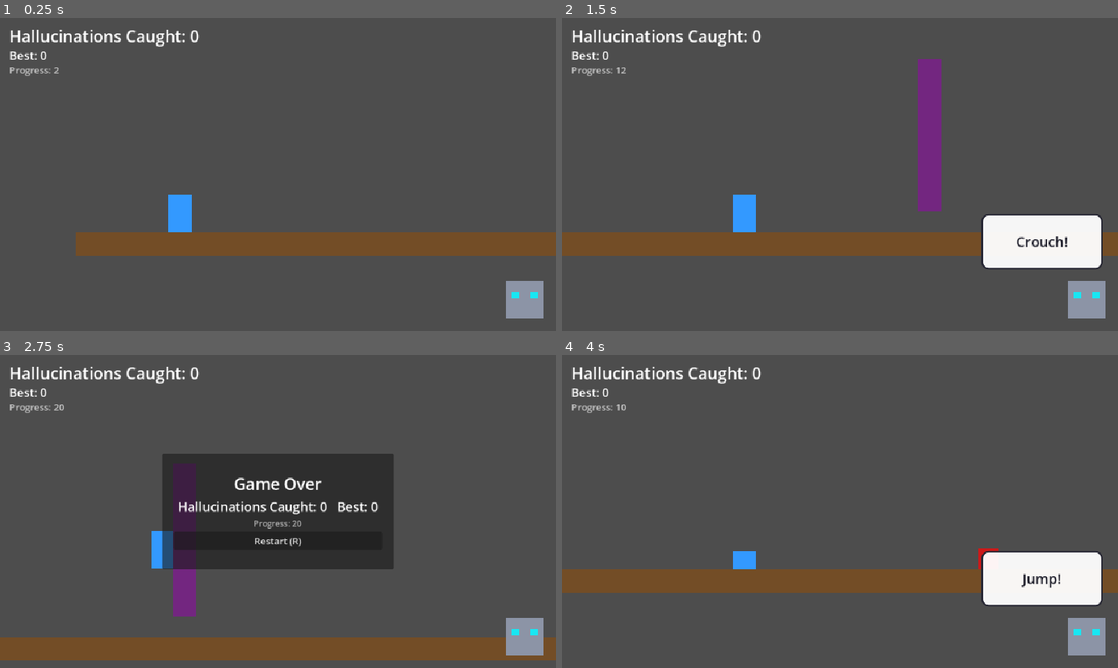
Above: before the commit, frames 1-4 (two rows, left to right).
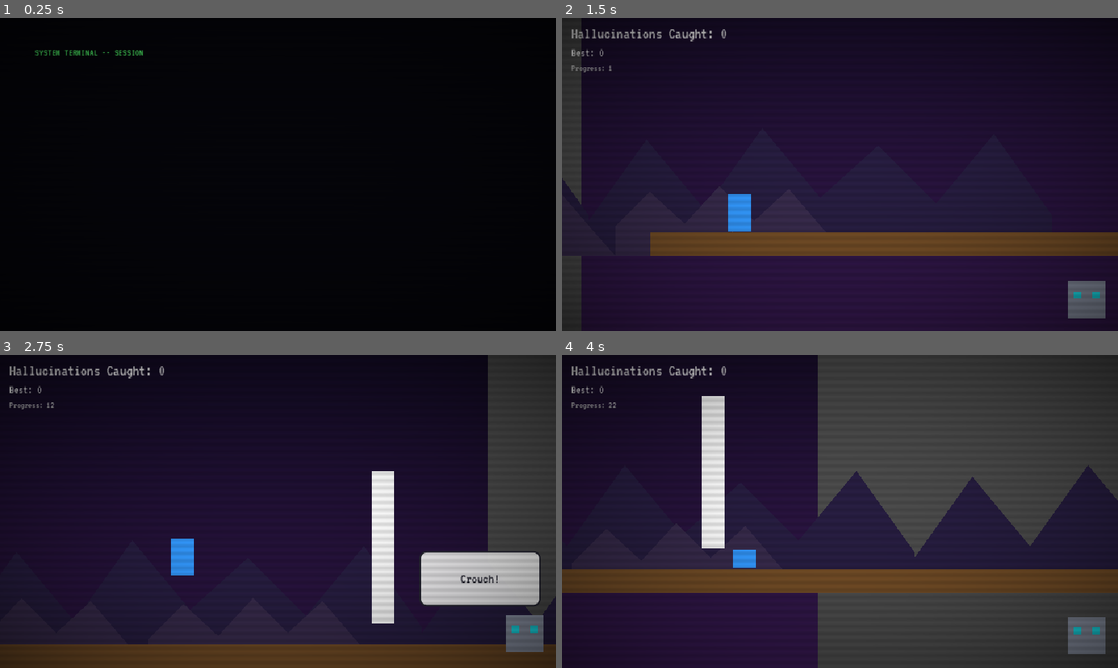
Above: after the commit, the same moments.

Repository: anamarta49/with-a-little-help-from-my-bot-friend
Game: Godot game, scene res://scenes/Intro.tscn
The game is run twice, just before and just after one commit, with the same random seed, the same clock (stepped at 60 frames per second) and the same inputs. Before the commit the project starts from res://scenes/Main.tscn.
Inputs (mouse positions are in pixels of both pictures, inside the frame that each line leads up to):
- Up to frame 1 (0.25 s): no input
- Up to frame 2 (1.5 s): tap Enter (ui_accept) at 0.5 s; hold Down (crouch) 0.53-1.25 s; tap Space (jump) at 0.77, 0.8, 1.07 s; click (828, 299) at 1.25 s, where only the run after the commit has a clickable "Yes"
- Up to frame 3 (2.75 s): tap Space (jump) at 2.1, 2.27, 2.57 s; tap Down (crouch) at 2.3 s
- Up to frame 4 (4 s): click (840, 539) at 2.75 s, where only the run before the commit has a clickable "Restart (R)"; hold Down (crouch) from 3.53 s (still down); tap Space (jump) at 3.8 s

The runs differ from the first frame. In frame 1, 100% of the frame differs, in the area x 0-100%, y 0-100%; in frame 2, 95%; in frame 3, 94%; in frame 4, 68%.

Commit message:
styling

Diff:
--- a/project.godot
+++ b/project.godot
@@ -15,7 +15,7 @@
 [application]
 
 config/name="Bot Runner"
-run/main_scene="res://scenes/Main.tscn"
+run/main_scene="res://scenes/Intro.tscn"
 config/features=PackedStringArray("4.7")
 
 [autoload]
@@ -48,6 +48,10 @@
 ]
 }
 
+[gui]
+
+theme/custom="res://themes/game_theme.tres"
+
 [physics]
 
 2d/default_gravity=1400
--- a/scenes/Bar.tscn
+++ b/scenes/Bar.tscn
@@ -1,13 +1,19 @@
-[gd_scene load_steps=2 format=3 uid="uid://ebar01"]
+[gd_scene load_steps=4 format=3 uid="uid://ebar01"]
+
+[ext_resource type="Shader" path="res://shaders/glitch.gdshader" id="2"]
 
 [sub_resource type="RectangleShape2D" id="BarShape"]
 size = Vector2(40, 26)
+
+[sub_resource type="ShaderMaterial" id="GlitchMat"]
+shader = ExtResource("2")
 
 [node name="Bar" type="Area2D" groups=["deadly"]]
 collision_layer = 2
 collision_mask = 0
 
 [node name="ColorRect" type="ColorRect" parent="."]
+material = SubResource("GlitchMat")
 offset_left = -20.0
 offset_top = -62.0
 offset_right = 20.0
--- a/scenes/BonusBar.tscn
+++ b/scenes/BonusBar.tscn
@@ -1,9 +1,13 @@
-[gd_scene format=3 uid="uid://kbonusbar01"]
+[gd_scene format=3 uid="uid://kbonusbar01" load_steps=4]
 
 [ext_resource type="Script" path="res://scripts/Bonus.gd" id="1"]
+[ext_resource type="Shader" path="res://shaders/glitch.gdshader" id="2"]
 
 [sub_resource type="RectangleShape2D" id="BarShape"]
 size = Vector2(40, 26)
+
+[sub_resource type="ShaderMaterial" id="GlitchMat"]
+shader = ExtResource("2")
 
 [node name="BonusBar" type="Area2D" groups=["bonus"]]
 collision_layer = 2
@@ -11,6 +15,7 @@
 script = ExtResource("1")
 
 [node name="ColorRect" type="ColorRect" parent="."]
+material = SubResource("GlitchMat")
 offset_left = -20.0
 offset_top = -62.0
 offset_right = 20.0
--- a/scenes/BonusCeiling.tscn
+++ b/scenes/BonusCeiling.tscn
@@ -1,9 +1,13 @@
-[gd_scene format=3 uid="uid://cms3h0esmxgsy"]
+[gd_scene format=3 uid="uid://cms3h0esmxgsy" load_steps=4]
 
 [ext_resource type="Script" path="res://scripts/Bonus.gd" id="1"]
+[ext_resource type="Shader" path="res://shaders/glitch.gdshader" id="2"]
 
 [sub_resource type="RectangleShape2D" id="CeilingShape"]
 size = Vector2(40, 264)
+
+[sub_resource type="ShaderMaterial" id="GlitchMat"]
+shader = ExtResource("2")
 
 [node name="BonusCeiling" type="Area2D" groups=["bonus"]]
 collision_layer = 2
@@ -11,6 +15,7 @@
 script = ExtResource("1")
 
 [node name="ColorRect" type="ColorRect" parent="."]
+material = SubResource("GlitchMat")
 offset_left = -20.0
 offset_top = -300.0
 offset_right = 20.0
--- a/scenes/BonusLava.tscn
+++ b/scenes/BonusLava.tscn
@@ -1,9 +1,13 @@
-[gd_scene format=3 uid="uid://mbonuslava01"]
+[gd_scene format=3 uid="uid://mbonuslava01" load_steps=4]
 
 [ext_resource type="Script" path="res://scripts/Bonus.gd" id="1"]
+[ext_resource type="Shader" path="res://shaders/glitch.gdshader" id="2"]
 
 [sub_resource type="RectangleShape2D" id="LavaShape"]
 size = Vector2(180, 16)
+
+[sub_resource type="ShaderMaterial" id="GlitchMat"]
+shader = ExtResource("2")
 
 [node name="BonusLava" type="Area2D" groups=["bonus"]]
 collision_layer = 2
@@ -12,6 +16,7 @@
 points = 300
 
 [node name="ColorRect" type="ColorRect" parent="."]
+material = SubResource("GlitchMat")
 offset_left = -90.0
 offset_top = -16.0
 offset_right = 90.0
--- a/scenes/BonusSpike.tscn
+++ b/scenes/BonusSpike.tscn
@@ -1,9 +1,13 @@
-[gd_scene format=3 uid="uid://bkuwoox7d5nii"]
+[gd_scene load_steps=4 format=3 uid="uid://bkuwoox7d5nii"]
 
 [ext_resource type="Script" path="res://scripts/Bonus.gd" id="1"]
+[ext_resource type="Shader" path="res://shaders/glitch.gdshader" id="2"]
 
 [sub_resource type="RectangleShape2D" id="SpikeShape"]
 size = Vector2(36, 36)
+
+[sub_resource type="ShaderMaterial" id="GlitchMat"]
+shader = ExtResource("2")
 
 [node name="BonusSpike" type="Area2D" groups=["bonus"]]
 collision_layer = 2
@@ -11,6 +15,7 @@
 script = ExtResource("1")
 
 [node name="ColorRect" type="ColorRect" parent="."]
+material = SubResource("GlitchMat")
 offset_left = -18.0
 offset_top = -36.0
 offset_right = 18.0
--- a/scenes/Ceiling.tscn
+++ b/scenes/Ceiling.tscn
@@ -1,13 +1,19 @@
-[gd_scene format=3 uid="uid://hceiling01"]
+[gd_scene load_steps=3 format=3 uid="uid://hceiling01"]
+
+[ext_resource type="Shader" path="res://shaders/glitch.gdshader" id="2"]
 
 [sub_resource type="RectangleShape2D" id="CeilingShape"]
 size = Vector2(40, 264)
+
+[sub_resource type="ShaderMaterial" id="GlitchMat"]
+shader = ExtResource("2")
 
 [node name="Ceiling" type="Area2D" groups=["deadly"]]
 collision_layer = 2
 collision_mask = 0
 
 [node name="ColorRect" type="ColorRect" parent="."]
+material = SubResource("GlitchMat")
 offset_left = -20.0
 offset_top = -300.0
 offset_right = 20.0
--- a/scenes/Intro.tscn
+++ b/scenes/Intro.tscn
@@ -1,7 +1,8 @@
-[gd_scene format=3 uid="uid://nintro01"]
+[gd_scene load_steps=5 format=3 uid="uid://nintro01"]
 
 [ext_resource type="Script" path="res://scripts/Intro.gd" id="1"]
 [ext_resource type="PackedScene" uid="uid://gnarrator01" path="res://scenes/Narrator.tscn" id="2"]
+[ext_resource type="Shader" path="res://shaders/crt_overlay.gdshader" id="3"]
 
 [sub_resource type="StyleBoxFlat" id="ChoiceStyle"]
 bg_color = Color(0.08, 0.08, 0.1, 0.95)
@@ -14,6 +15,9 @@
 corner_radius_top_right = 8
 corner_radius_bottom_right = 8
 corner_radius_bottom_left = 8
+
+[sub_resource type="ShaderMaterial" id="CrtMat"]
+shader = ExtResource("3")
 
 [node name="Intro" type="Control"]
 anchors_preset = 15
@@ -102,3 +106,14 @@
 [node name="NoButton" type="Button" parent="ChoicePanel/HBoxContainer"]
 layout_mode = 2
 text = "No"
+
+[node name="CrtOverlay" type="CanvasLayer" parent="."]
+layer = 10
+
+[node name="CrtRect" type="ColorRect" parent="CrtOverlay"]
+material = SubResource("CrtMat")
+anchors_preset = 15
+anchor_right = 1.0
+anchor_bottom = 1.0
+mouse_filter = 2
+color = Color(0, 0, 0, 1)
--- a/scenes/Lava.tscn
+++ b/scenes/Lava.tscn
@@ -1,13 +1,19 @@
-[gd_scene format=3 uid="uid://ilava01"]
+[gd_scene load_steps=3 format=3 uid="uid://ilava01"]
+
+[ext_resource type="Shader" path="res://shaders/glitch.gdshader" id="2"]
 
 [sub_resource type="RectangleShape2D" id="LavaShape"]
 size = Vector2(180, 16)
+
+[sub_resource type="ShaderMaterial" id="GlitchMat"]
+shader = ExtResource("2")
 
 [node name="Lava" type="Area2D" groups=["deadly"]]
 collision_layer = 2
 collision_mask = 0
 
 [node name="ColorRect" type="ColorRect" parent="."]
+material = SubResource("GlitchMat")
 offset_left = -90.0
 offset_top = -16.0
 offset_right = 90.0
--- a/scenes/Main.tscn
+++ b/scenes/Main.tscn
@@ -1,11 +1,18 @@
-[gd_scene load_steps=4 format=3 uid="uid://fmain01"]
+[gd_scene load_steps=7 format=3 uid="uid://fmain01"]
 
 [ext_resource type="Script" path="res://scripts/Main.gd" id="1"]
 [ext_resource type="PackedScene" uid="uid://b2xplayer01" path="res://scenes/Player.tscn" id="2"]
 [ext_resource type="PackedScene" uid="uid://gnarrator01" path="res://scenes/Narrator.tscn" id="3"]
+[ext_resource type="PackedScene" uid="uid://parallaxbg01" path="res://scenes/ParallaxBG.tscn" id="4"]
+[ext_resource type="Shader" path="res://shaders/crt_overlay.gdshader" id="5"]
+
+[sub_resource type="ShaderMaterial" id="CrtMat"]
+shader = ExtResource("5")
 
 [node name="Main" type="Node2D"]
 script = ExtResource("1")
+
+[node name="ParallaxBG" parent="." instance=ExtResource("4")]
 
 [node name="Player" parent="." instance=ExtResource("2")]
 position = Vector2(100, 0)
@@ -97,4 +104,15 @@
 layout_mode = 2
 text = "Restart (R)"
 
+[node name="CrtOverlay" type="CanvasLayer" parent="."]
+layer = 10
+
+[node name="CrtRect" type="ColorRect" parent="CrtOverlay"]
+material = SubResource("CrtMat")
+anchors_preset = 15
+anchor_right = 1.0
+anchor_bottom = 1.0
+mouse_filter = 2
+color = Color(0, 0, 0, 1)
+
 [connection signal="pressed" from="UI/GameOverPanel/VBoxContainer/RestartButton" to="." method="_on_restart_button_pressed"]
--- /dev/null
+++ b/scenes/ParallaxBG.tscn
@@ -0,0 +1,60 @@
+[gd_scene format=3 uid="uid://parallaxbg01"]
+
+[sub_resource type="Gradient" id="SkyGradient"]
+offsets = PackedFloat32Array(0, 1)
+colors = PackedColorArray(0.04, 0.03, 0.1, 1, 0.22, 0.1, 0.32, 1)
+
+[sub_resource type="GradientTexture2D" id="SkyTex"]
+gradient = SubResource("SkyGradient")
+width = 4
+height = 540
+fill_to = Vector2(0, 1)
+
+[sub_resource type="ParticleProcessMaterial" id="StarMat"]
+direction = Vector3(0, 0, 0)
+spread = 0.0
+gravity = Vector3(0, 0, 0)
+initial_velocity_min = 0.0
+initial_velocity_max = 0.0
+scale_min = 0.6
+scale_max = 1.6
+color = Color(0.8, 0.85, 1, 0.8)
+
+[node name="ParallaxBG" type="ParallaxBackground"]
+
+[node name="Sky" type="ParallaxLayer" parent="."]
+motion_scale = Vector2(1, 1)
+
+[node name="SkyRect" type="Sprite2D" parent="Sky"]
+position = Vector2(480, -230)
+scale = Vector2(300, 1.6)
+texture = SubResource("SkyTex")
+
+[node name="Stars" type="ParallaxLayer" parent="."]
+motion_scale = Vector2(0.15, 0.15)
+motion_mirroring = Vector2(900, 0)
+
+[node name="StarField" type="GPUParticles2D" parent="Stars"]
+position = Vector2(450, -250)
+amount = 40
+lifetime = 4.0
+preprocess = 4.0
+speed_scale = 0.05
+visibility_rect = Rect2(-500, -300, 1800, 500)
+process_material = SubResource("StarMat")
+
+[node name="FarHills" type="ParallaxLayer" parent="."]
+motion_scale = Vector2(0.3, 1.0)
+motion_mirroring = Vector2(800, 0)
+
+[node name="HillsPolygon" type="Polygon2D" parent="FarHills"]
+color = Color(0.16, 0.12, 0.26, 1)
+polygon = PackedVector2Array(0, 40, 0, -20, 100, -160, 200, -40, 300, -180, 400, -60, 500, -150, 600, -50, 700, -170, 800, -30, 800, 40)
+
+[node name="NearBumps" type="ParallaxLayer" parent="."]
+motion_scale = Vector2(0.6, 1.0)
+motion_mirroring = Vector2(400, 0)
+
+[node name="BumpsPolygon" type="Polygon2D" parent="NearBumps"]
+color = Color(0.22, 0.17, 0.3, 1)
+polygon = PackedVector2Array(0, 40, 0, -10, 60, -70, 120, -15, 180, -80, 240, -20, 300, -75, 360, -5, 400, 40)
--- a/scenes/Player.tscn
+++ b/scenes/Player.tscn
@@ -7,6 +7,26 @@
 
 [sub_resource type="RectangleShape2D" id="CrouchShape"]
 size = Vector2(40, 32)
+
+[sub_resource type="ParticleProcessMaterial" id="DustMat"]
+direction = Vector3(-1, -0.3, 0)
+spread = 20.0
+gravity = Vector3(0, 300, 0)
+initial_velocity_min = 20.0
+initial_velocity_max = 60.0
+scale_min = 0.5
+scale_max = 1.1
+color = Color(0.55, 0.45, 0.35, 0.6)
+
+[sub_resource type="ParticleProcessMaterial" id="LandMat"]
+direction = Vector3(0, -1, 0)
+spread = 140.0
+gravity = Vector3(0, 500, 0)
+initial_velocity_min = 80.0
+initial_velocity_max = 180.0
+scale_min = 0.4
+scale_max = 1.0
+color = Color(0.6, 0.55, 0.5, 0.7)
 
 [node name="Player" type="CharacterBody2D"]
 collision_layer = 1
@@ -47,4 +67,18 @@
 position_smoothing_speed = 8.0
 offset = Vector2(200, -100)
 
+[node name="DustTrail" type="GPUParticles2D" parent="."]
+emitting = false
+amount = 8
+lifetime = 0.5
+process_material = SubResource("DustMat")
+
+[node name="LandBurst" type="GPUParticles2D" parent="."]
+emitting = false
+amount = 14
+lifetime = 0.4
+one_shot = true
+explosiveness = 0.9
+process_material = SubResource("LandMat")
+
 [connection signal="area_entered" from="Hitbox" to="." method="_on_hitbox_area_entered"]
--- /dev/null
+++ b/scenes/Sparkle.tscn
@@ -0,0 +1,19 @@
+[gd_scene format=3 uid="uid://sparkle01"]
+
+[sub_resource type="ParticleProcessMaterial" id="SparkleMat"]
+direction = Vector3(0, -1, 0)
+spread = 180.0
+initial_velocity_min = 60.0
+initial_velocity_max = 160.0
+gravity = Vector3(0, 200, 0)
+scale_min = 0.5
+scale_max = 1.4
+color = Color(1, 0.85, 0.2, 1)
+
+[node name="Sparkle" type="GPUParticles2D"]
+emitting = false
+amount = 18
+lifetime = 0.6
+one_shot = true
+explosiveness = 0.9
+process_material = SubResource("SparkleMat")
--- a/scenes/Spike.tscn
+++ b/scenes/Spike.tscn
@@ -1,13 +1,19 @@
-[gd_scene load_steps=2 format=3 uid="uid://dspike01"]
+[gd_scene load_steps=4 format=3 uid="uid://dspike01"]
+
+[ext_resource type="Shader" path="res://shaders/glitch.gdshader" id="2"]
 
 [sub_resource type="RectangleShape2D" id="SpikeShape"]
 size = Vector2(36, 36)
+
+[sub_resource type="ShaderMaterial" id="GlitchMat"]
+shader = ExtResource("2")
 
 [node name="Spike" type="Area2D" groups=["deadly"]]
 collision_layer = 2
 collision_mask = 0
 
 [node name="ColorRect" type="ColorRect" parent="."]
+material = SubResource("GlitchMat")
 offset_left = -18.0
 offset_top = -36.0
 offset_right = 18.0
--- a/scripts/Bonus.gd
+++ b/scripts/Bonus.gd
@@ -1,6 +1,8 @@
 extends Area2D
 ## Camouflaged bonus pickup: looks exactly like a hazard but rewards points
 ## and plays a cute animation when the player touches it, instead of killing them.
+
+const SparkleScene := preload("res://scenes/Sparkle.tscn")
 
 @export var points: int = 100
 
@@ -13,7 +15,16 @@
 	set_deferred("monitoring", false)
 	set_deferred("monitorable", false)
 	Game.add_hallucination(points)
+	_spawn_sparkles()
 	_play_pickup_animation()
+
+func _spawn_sparkles() -> void:
+	var sparkle: GPUParticles2D = SparkleScene.instantiate()
+	get_parent().add_child(sparkle)
+	sparkle.global_position = global_position
+	sparkle.emitting = true
+	sparkle.restart()
+	get_tree().create_timer(sparkle.lifetime + 0.1).timeout.connect(sparkle.queue_free)
 
 func _play_pickup_animation() -> void:
 	var tween := create_tween()
--- a/scripts/Main.gd
+++ b/scripts/Main.gd
@@ -173,6 +173,16 @@
 func _on_hallucinations_changed(new_value: int) -> void:
 	hallucinations_label.text = "Hallucinations Caught: %d" % new_value
 	high_score_label.text = "Best: %d" % Game.high_score
+	if new_value > 0:
+		_pop_label(hallucinations_label)
+
+func _pop_label(lbl: Label) -> void:
+	lbl.pivot_offset = lbl.size / 2.0
+	var tween := create_tween()
+	tween.tween_property(lbl, "scale", Vector2(1.3, 1.3), 0.08) \
+		.set_trans(Tween.TRANS_BACK).set_ease(Tween.EASE_OUT)
+	tween.tween_property(lbl, "scale", Vector2.ONE, 0.14) \
+		.set_trans(Tween.TRANS_SINE).set_ease(Tween.EASE_OUT)
 
 func _on_player_died() -> void:
 	pass
--- a/scripts/Narrator.gd
+++ b/scripts/Narrator.gd
@@ -4,6 +4,9 @@
 @onready var bubble: Panel = $SpeechBubble
 @onready var label: Label = $SpeechBubble/MarginContainer/Label
 @onready var hide_timer: Timer = $HideTimer
+@onready var bot_body: ColorRect = $BotBody
+@onready var eye_left: ColorRect = $BotBody/BotEyeLeft
+@onready var eye_right: ColorRect = $BotBody/BotEyeRight
 
 const ACTION_TEXT := {
 	"jump": "Jump!",
@@ -21,10 +24,46 @@
 const MIN_FONT_SIZE := 14
 const SHRINK_AFTER_CHARS := 12
 
+var _bot_base_y: float
+var _blink_timer: Timer
+
 func _ready() -> void:
 	bubble.visible = false
 	hide_timer.one_shot = true
 	hide_timer.timeout.connect(_on_hide_timer_timeout)
+	_bot_base_y = bot_body.position.y
+	eye_left.pivot_offset = eye_left.size / 2.0
+	eye_right.pivot_offset = eye_right.size / 2.0
+	_start_idle_bob()
+	_start_blinking()
+
+## Gentle looping bob so Trusty isn't a static statue between lines.
+func _start_idle_bob() -> void:
+	var tween := create_tween()
+	tween.set_loops()
+	tween.tween_property(bot_body, "position:y", _bot_base_y - 6.0, 1.1) \
+		.set_trans(Tween.TRANS_SINE).set_ease(Tween.EASE_IN_OUT)
+	tween.tween_property(bot_body, "position:y", _bot_base_y, 1.1) \
+		.set_trans(Tween.TRANS_SINE).set_ease(Tween.EASE_IN_OUT)
+
+## Occasional quick blink (eyes squash flat then back) at random intervals.
+func _start_blinking() -> void:
+	_blink_timer = Timer.new()
+	_blink_timer.one_shot = true
+	add_child(_blink_timer)
+	_blink_timer.timeout.connect(_do_blink)
+	_schedule_next_blink()
+
+func _schedule_next_blink() -> void:
+	_blink_timer.start(randf_range(2.0, 5.0))
+
+func _do_blink() -> void:
+	var tween := create_tween()
+	tween.tween_property(eye_left, "scale:y", 0.1, 0.06)
+	tween.parallel().tween_property(eye_right, "scale:y", 0.1, 0.06)
+	tween.tween_property(eye_left, "scale:y", 1.0, 0.08)
+	tween.parallel().tween_property(eye_right, "scale:y", 1.0, 0.08)
+	_schedule_next_blink()
 
 func say(action: String, duration: float = 1.4) -> void:
 	var text: String
--- a/scripts/Player.gd
+++ b/scripts/Player.gd
@@ -9,24 +9,38 @@
 
 const STAND_VISUAL_HEIGHT := 64.0
 const CROUCH_VISUAL_HEIGHT := 32.0
+const BOB_SPEED := 14.0
+const BOB_AMOUNT := 3.0
 
 @onready var stand_collision: CollisionShape2D = $StandCollision
 @onready var crouch_collision: CollisionShape2D = $CrouchCollision
 @onready var hitbox_stand: CollisionShape2D = $Hitbox/HitboxStand
 @onready var hitbox_crouch: CollisionShape2D = $Hitbox/HitboxCrouch
 @onready var visual: ColorRect = $Visual
+@onready var camera: Camera2D = $Camera2D
+@onready var dust_trail: GPUParticles2D = $DustTrail
+@onready var land_burst: GPUParticles2D = $LandBurst
 
 var gravity: float = ProjectSettings.get_setting("physics/2d/default_gravity")
 var is_crouching: bool = false
 var is_dead: bool = false
+var _was_on_floor: bool = true
+var _bob_time: float = 0.0
+var _squash_tween: Tween
+var _shake_tween: Tween
+var _camera_base_offset: Vector2
 
 func _ready() -> void:
 	_set_crouch(false)
+	_camera_base_offset = camera.offset
 
 func reset() -> void:
 	is_dead = false
 	velocity = Vector2.ZERO
 	global_position = Vector2(100, 0)
+	_was_on_floor = true
+	_bob_time = 0.0
+	visual.scale = Vector2.ONE
 	_set_crouch(false)
 	set_physics_process(true)
 
@@ -38,6 +52,7 @@
 
 	if is_on_floor() and Input.is_action_just_pressed("jump") and not is_crouching:
 		velocity.y = jump_velocity
+		_play_jump_stretch()
 
 	var wants_crouch := Input.is_action_pressed("crouch") and is_on_floor()
 	if wants_crouch != is_crouching:
@@ -46,8 +61,26 @@
 	velocity.x = run_speed
 	move_and_slide()
 
+	var on_floor := is_on_floor()
+	if on_floor and not _was_on_floor:
+		_play_landing()
+	_was_on_floor = on_floor
+
+	_update_run_bob(delta, on_floor)
+	dust_trail.emitting = on_floor and not is_crouching
+
 	if global_position.y > fall_death_y:
 		die()
+
+func _update_run_bob(delta: float, on_floor: bool) -> void:
+	var h := CROUCH_VISUAL_HEIGHT if is_crouching else STAND_VISUAL_HEIGHT
+	var bob := 0.0
+	if on_floor:
+		_bob_time += delta * BOB_SPEED
+		bob = abs(sin(_bob_time)) * -BOB_AMOUNT
+	else:
+		_bob_time = 0.0
+	visual.position.y = -h + bob
 
 func _set_crouch(crouching: bool) -> void:
 	is_crouching = crouching
@@ -59,6 +92,44 @@
 		var h := CROUCH_VISUAL_HEIGHT if crouching else STAND_VISUAL_HEIGHT
 		visual.size.y = h
 		visual.position.y = -h
+		visual.pivot_offset = Vector2(20, h)
+
+func _play_jump_stretch() -> void:
+	if _squash_tween and _squash_tween.is_valid():
+		_squash_tween.kill()
+	visual.pivot_offset = Vector2(20, visual.size.y)
+	_squash_tween = create_tween()
+	_squash_tween.tween_property(visual, "scale", Vector2(0.8, 1.25), 0.08) \
+		.set_trans(Tween.TRANS_SINE).set_ease(Tween.EASE_OUT)
+	_squash_tween.tween_property(visual, "scale", Vector2.ONE, 0.18) \
+		.set_trans(Tween.TRANS_ELASTIC).set_ease(Tween.EASE_OUT)
+
+func _play_landing() -> void:
+	land_burst.restart()
+	land_burst.emitting = true
+	_shake_camera(2.5, 0.12)
+	if _squash_tween and _squash_tween.is_valid():
+		_squash_tween.kill()
+	visual.pivot_offset = Vector2(20, visual.size.y)
+	_squash_tween = create_tween()
+	_squash_tween.tween_property(visual, "scale", Vector2(1.25, 0.75), 0.07) \
+		.set_trans(Tween.TRANS_SINE).set_ease(Tween.EASE_OUT)
+	_squash_tween.tween_property(visual, "scale", Vector2.ONE, 0.15) \
+		.set_trans(Tween.TRANS_ELASTIC).set_ease(Tween.EASE_OUT)
+
+func _shake_camera(strength: float, duration: float) -> void:
+	if _shake_tween and _shake_tween.is_valid():
+		_shake_tween.kill()
+	_shake_tween = create_tween()
+	var steps := 6
+	for i in steps:
+		var jitter := Vector2(
+			randf_range(-strength, strength), randf_range(-strength, strength)
+		)
+		_shake_tween.tween_property(
+			camera, "offset", _camera_base_offset + jitter, duration / steps
+		)
+	_shake_tween.tween_property(camera, "offset", _camera_base_offset, duration / steps)
 
 func die() -> void:
 	if is_dead:
@@ -66,6 +137,8 @@
 	is_dead = true
 	velocity = Vector2.ZERO
 	set_physics_process(false)
+	dust_trail.emitting = false
+	_shake_camera(8.0, 0.3)
 	died.emit()
 	Game.end_run()
 
--- /dev/null
+++ b/shaders/crt_overlay.gdshader
@@ -0,0 +1,20 @@
+shader_type canvas_item;
+// Full-screen CRT/terminal overlay: vignette darkening + faint scanlines.
+// Drawn on a top CanvasLayer ColorRect so it affects the whole game view.
+
+uniform float vignette_strength : hint_range(0.0, 2.0) = 1.1;
+uniform float scanline_strength : hint_range(0.0, 1.0) = 0.12;
+uniform float scanline_count : hint_range(50.0, 800.0) = 270.0;
+
+void fragment() {
+	vec2 uv = SCREEN_UV;
+	vec2 centered = uv - vec2(0.5);
+	float vignette = 1.0 - dot(centered, centered) * vignette_strength;
+	vignette = clamp(vignette, 0.0, 1.0);
+
+	float scanline = sin(uv.y * scanline_count) * 0.5 + 0.5;
+	float scan_dark = 1.0 - scanline * scanline_strength;
+
+	float shade = vignette * scan_dark;
+	COLOR = vec4(0.0, 0.0, 0.0, clamp(1.0 - shade, 0.0, 1.0));
+}
--- /dev/null
+++ b/shaders/glitch.gdshader
@@ -0,0 +1,30 @@
+shader_type canvas_item;
+// Subtle "hallucination" glitch flicker for hazards/bonus pickups.
+// Applied identically to hazards AND camouflaged bonus items so it never
+// gives away which is which -- it's purely a thematic flourish.
+
+uniform float glitch_strength : hint_range(0.0, 1.0) = 0.35;
+uniform float speed : hint_range(0.1, 5.0) = 1.5;
+
+float rand(float n) {
+	return fract(sin(n) * 43758.5453123);
+}
+
+void fragment() {
+	float t = TIME * speed;
+	// Occasional short glitch pulses instead of a constant wobble.
+	float pulse = step(0.93, rand(floor(t * 3.0)));
+	float line_glitch = step(0.985, rand(floor(UV.y * 40.0 + t * 7.0))) * pulse;
+
+	vec2 uv = UV;
+	uv.x += line_glitch * (rand(floor(t * 20.0)) - 0.5) * 0.08 * glitch_strength;
+
+	vec4 col = texture(TEXTURE, uv);
+
+	// Slight RGB channel split during a glitch pulse.
+	float split = line_glitch * 0.015 * glitch_strength;
+	col.r = texture(TEXTURE, uv + vec2(split, 0.0)).r;
+	col.b = texture(TEXTURE, uv - vec2(split, 0.0)).b;
+
+	COLOR = col;
+}
--- /dev/null
+++ b/themes/game_theme.tres
@@ -0,0 +1,7 @@
+[gd_resource type="Theme" load_steps=2 format=3 uid="uid://gametheme01"]
+
+[ext_resource type="FontFile" path="res://fonts/VT323-Regular.ttf" id="1"]
+
+[resource]
+default_font = ExtResource("1")
+default_font_size = 22
Not shown, added: fonts/OFL.txt
Binary file added: fonts/VT323-Regular.ttf
Not shown, added: fonts/VT323-Regular.ttf.import
Not shown: 1 places in scenes/Player.tscn that only renumber resources
Not shown, added: shaders/crt_overlay.gdshader.uid
Not shown, added: shaders/glitch.gdshader.uid
